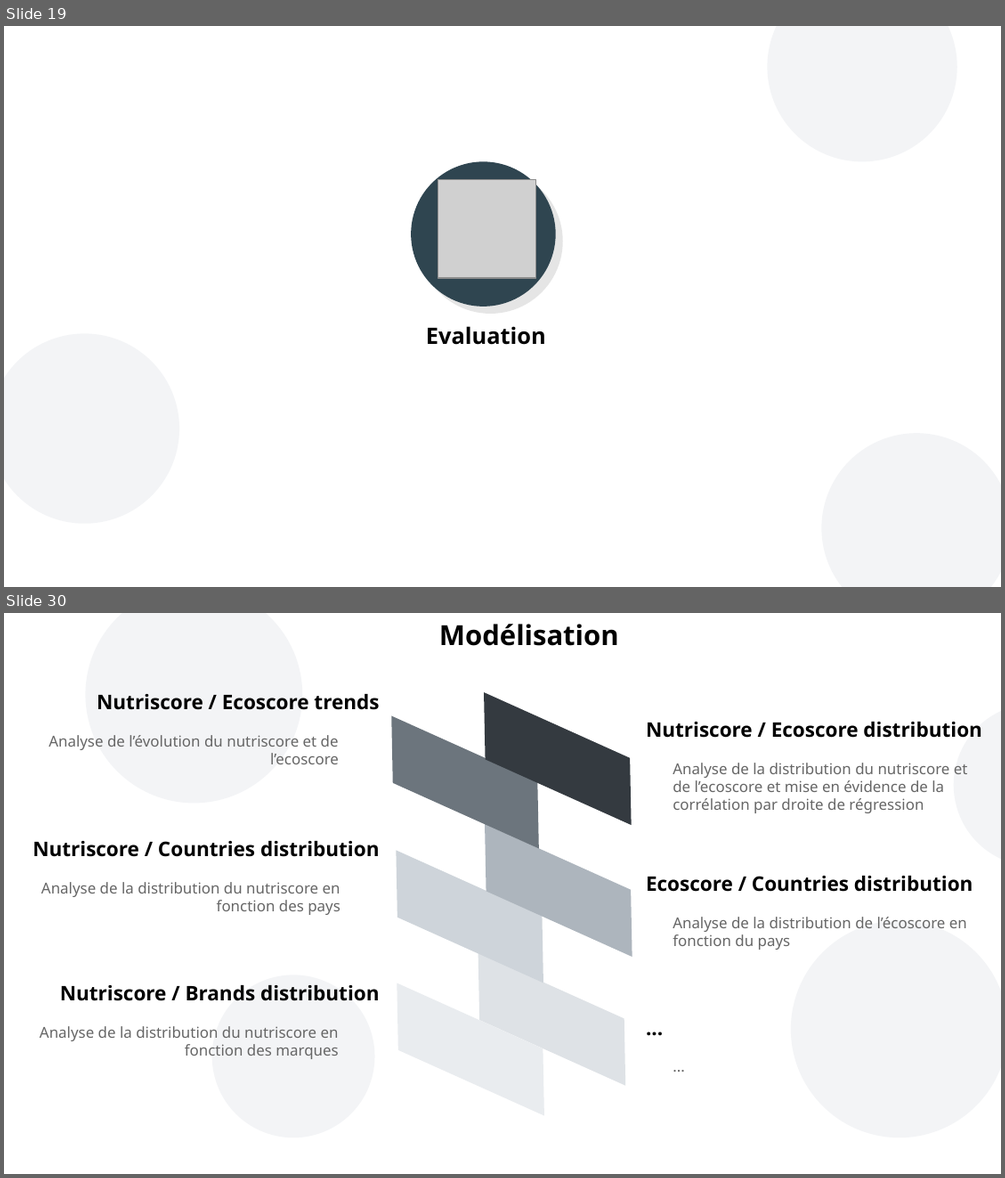
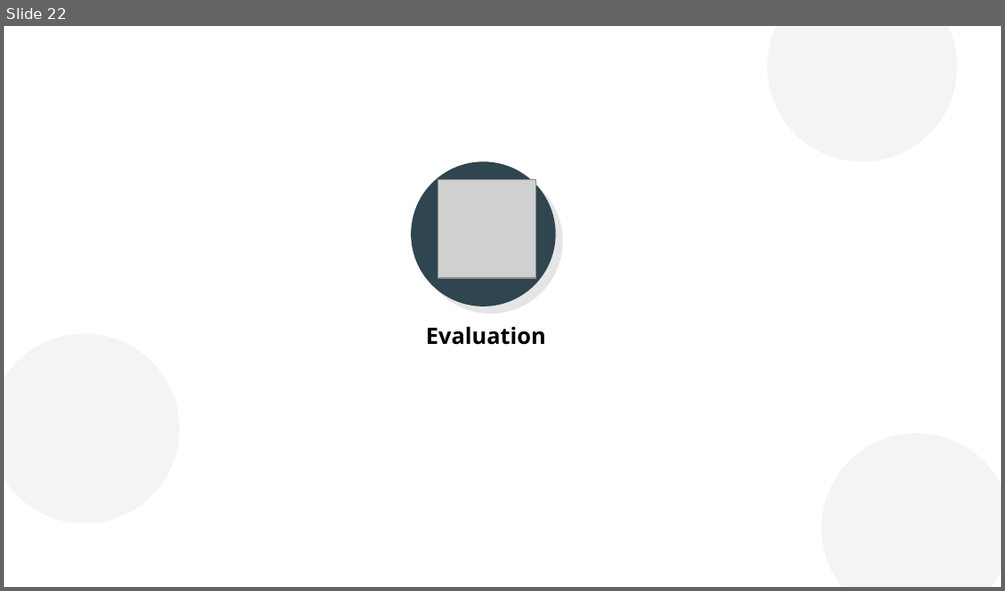
Before and after one commit to curiousmindflow/oc-ml-p3, a slide deck: report/P3_01_presentation.odp. Shown one above the other, each under a label of ours: slides 19 and 30 before the commit, slide 22 after it; the slides between them are not shown. The pictures are 1005x1178 and 1005x591 pixels, drawn with LibreOffice and Linux fonts; fonts in the diff are those of the drawing; grey boxes stand for pictures; background and template pictures are left out. Boxes give left, top, right and bottom in pixels: in the first picture for what was removed or moved away, otherwise in the second. Text is boxed around its words. In the diff, an @@ line names an element or a change of style, - is before the commit and + after.

```diff
--- a/report/P3_01_presentation.odp
+++ b/report/P3_01_presentation.odp
@@ slide 30 removed at (4,613,1001,1174), background #FFFFFF @@
@@ ellipse removed at (85,613,302,803) @@
@@ text removed at (439,624,619,646) @@
-Modélisation
@@ text removed at (97,694,379,710) @@
-Nutriscore / Ecoscore trends
@@ ellipse removed at (954,704,1001,867) @@
@@ text removed at (48,735,339,764) @@
-Analyse de l’évolution du nutriscore et de l’ecoscore
@@ text removed at (646,722,982,738) @@
-Nutriscore / Ecoscore distribution
@@ text removed at (672,763,968,813) @@
-Analyse de la distribution du nutriscore et de l’ecoscore et mise en évidence de la corrélation par droite de régression
@@ text removed at (32,841,380,857) @@
-Nutriscore / Countries distribution
@@ text removed at (646,876,973,892) @@
-Ecoscore / Countries distribution
@@ text removed at (41,882,340,915) @@
-Analyse de la distribution du nutriscore en fonction des pays
@@ text removed at (672,916,967,949) @@
-Analyse de la distribution de l’écoscore en fonction du pays
@@ ellipse removed at (791,921,1001,1137) @@
@@ text removed at (60,985,380,1001) @@
-Nutriscore / Brands distribution
@@ ellipse removed at (212,975,375,1137) @@
@@ group removed at (391,690,632,1119): 6 parallelograms @@
@@ text removed at (637,1011,1001,1051) @@
-...
@@ text removed at (40,1026,339,1059) @@
-Analyse de la distribution du nutriscore en fonction des marques
@@ text removed at (664,1053,999,1127) @@
-...
@@ what was slide 19 is now slide 22 @@
```
Also in this commit, not shown: 2 slides changed, 7 slides added, 20 other slides removed, 10 other files.
